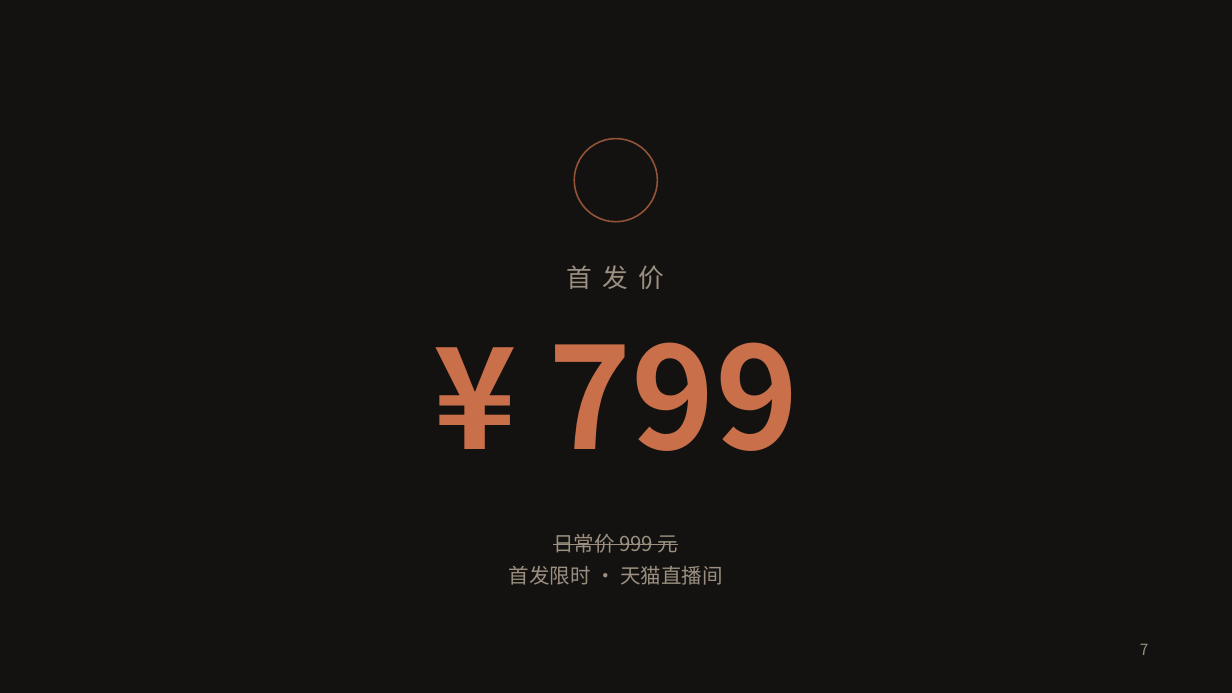
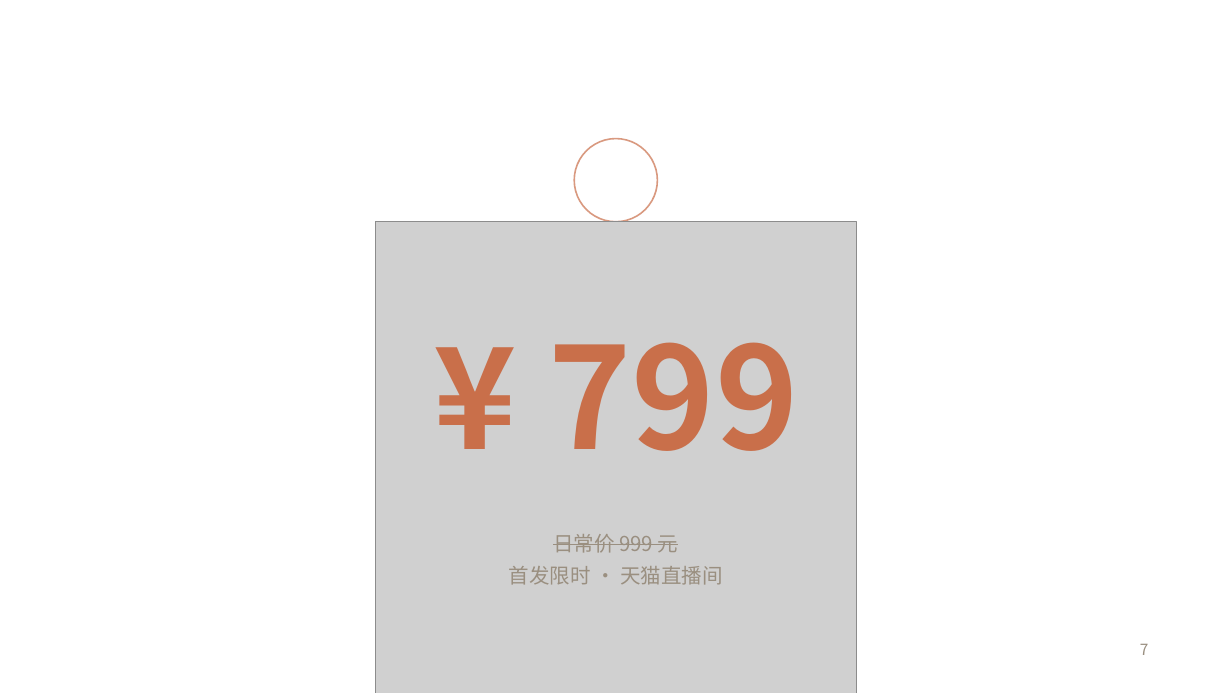
Before and after one commit to LemonZZH/Office-Agent, a slide deck: slide 7 of examples/premium-st2/星尘ST2-发布会.pptx. Drawn at 1232x693 pixels with LibreOffice and Linux fonts; fonts in the diff are those of the drawing; grey boxes stand for pictures; background and template pictures are left out. Boxes give left, top, right and bottom in pixels: in the first picture for what was removed or moved away, otherwise in the second. Text is boxed around its words. In the diff, an @@ line names an element or a change of style, - is before the commit and + after.

```diff
--- a/examples/premium-st2/星尘ST2-发布会.pptx
+++ b/examples/premium-st2/星尘ST2-发布会.pptx
@@ background #141210 to picture (left out) @@
@@ picture added at box(376, 222, 857, 693) @@
```
Also in this commit, not shown: 9 other slides changed, 10 other files.
